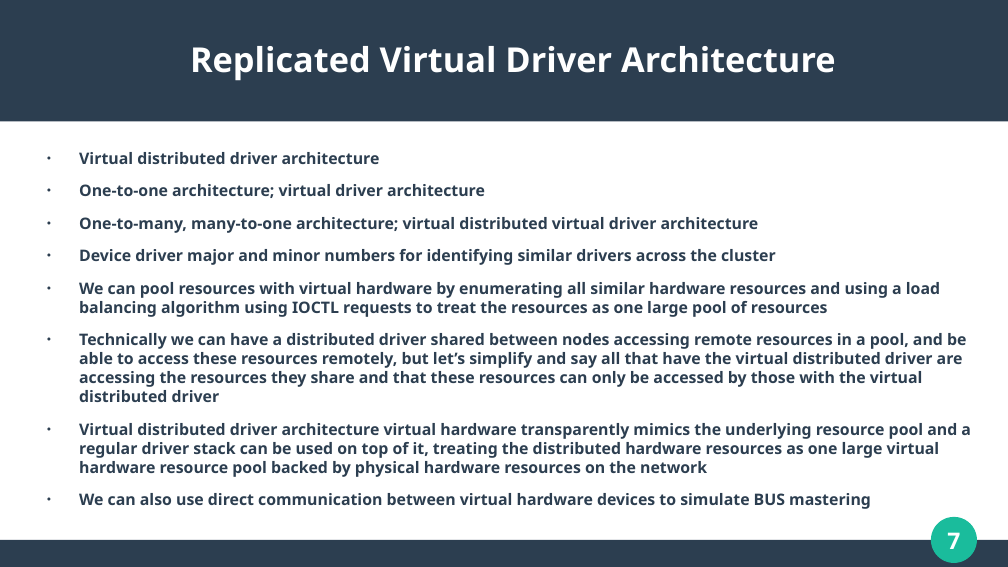
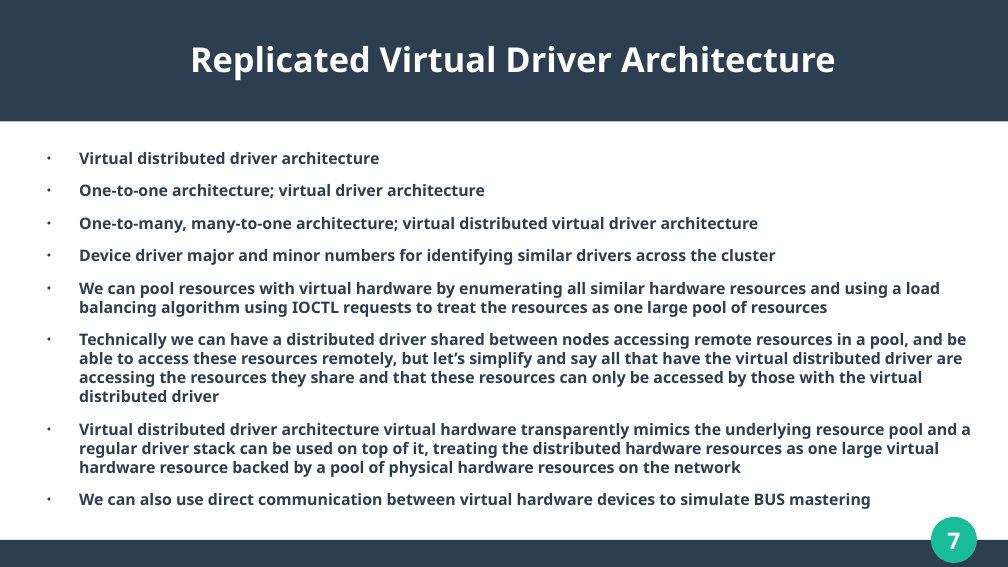
Before and after one commit to WaveArch/Wave, a slide deck: slide 7 of Replicated.pptx. Drawn at 1008x567 pixels with LibreOffice and Linux fonts; fonts in the diff are those of the drawing. Boxes give left, top, right and bottom in pixels: in the first picture for what was removed or moved away, otherwise in the second. Text is boxed around its words. In the diff, an @@ line names an element or a change of style, - is before the commit and + after.

Commit message:
Updated PowerPoint

```diff
--- a/Replicated.pptx
+++ b/Replicated.pptx
@@ text at <box>79,423,971,477</box>: text changed @@
-● Virtual distributed driver architecture virtual hardware transparently mimics the underlying resource pool and a regular driver stack can be used on top of it, treating the distributed hardware resources as one large virtual hardware resource pool backed by physical hardware resources on the network
+● Virtual distributed driver architecture virtual hardware transparently mimics the underlying resource pool and a regular driver stack can be used on top of it, treating the distributed hardware resources as one large virtual hardware resource backed by a pool of physical hardware resources on the network
```
